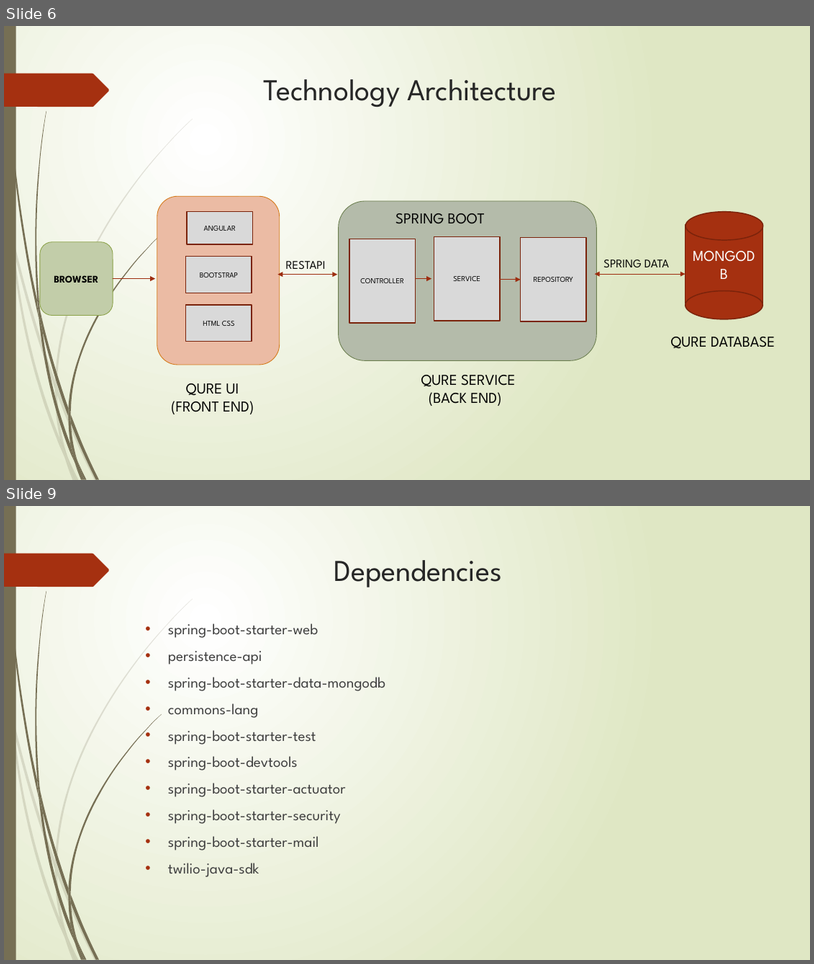
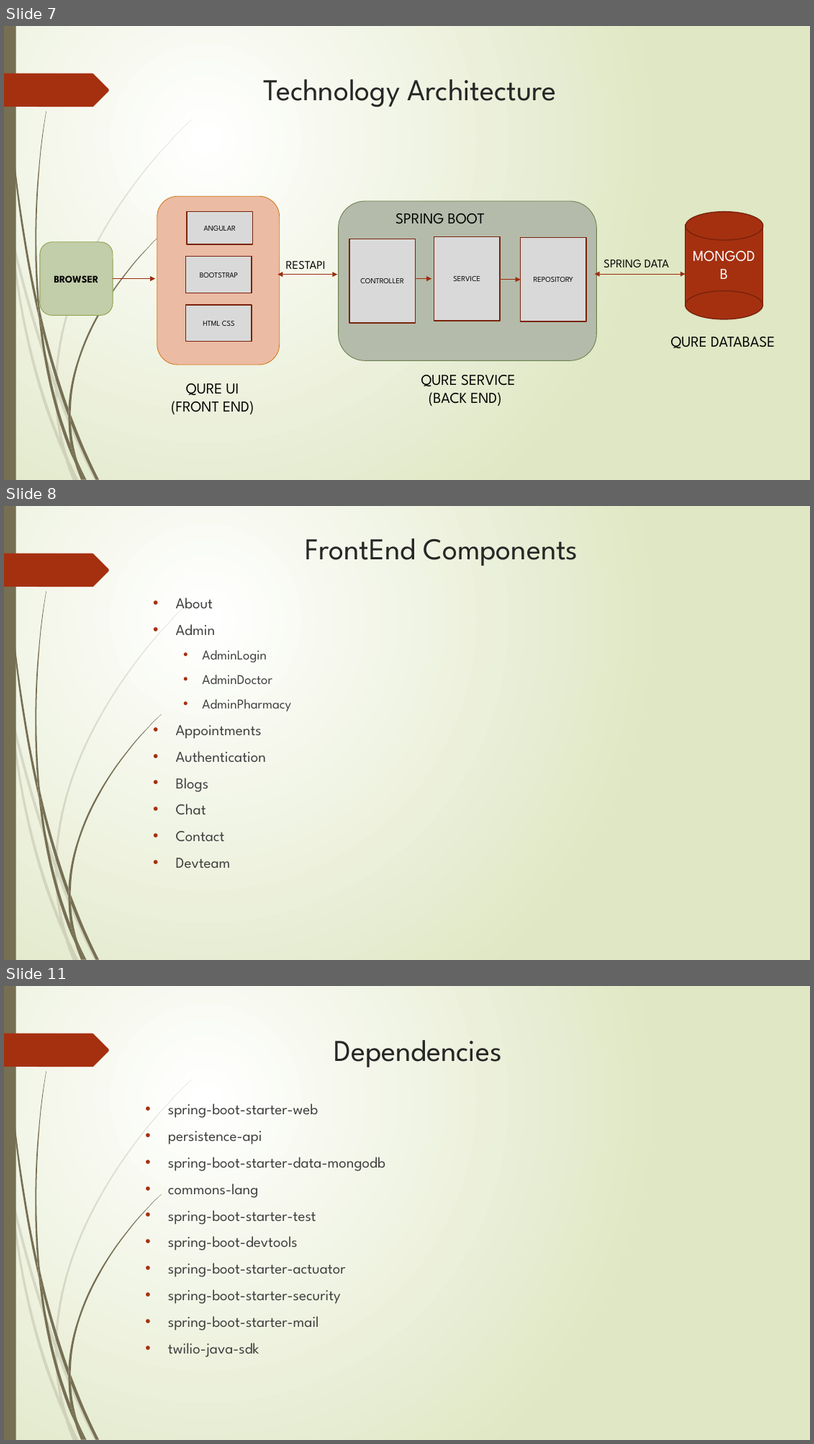
Before and after one commit to Alok0587/QURE, a slide deck: presentation/QURE PPT.pptx. Shown one above the other, each under a label of ours: slides 6 and 9 before the commit, slides 7, 8 and 11 after it; the slides between them are not shown. The pictures are 814x964 and 814x1444 pixels, drawn with LibreOffice and Linux fonts; fonts in the diff are those of the drawing. Boxes give left, top, right and bottom in pixels: in the first picture for what was removed or moved away, otherwise in the second. Text is boxed around its words. In the diff, an @@ line names an element or a change of style, - is before the commit and + after.

```diff
--- a/presentation/QURE PPT.pptx
+++ b/presentation/QURE PPT.pptx
@@ slide 8 added at (4, 506, 810, 960), background gradient #FFFFFF to #DFE8C4; not listed: 24 template elements that a slide beside it also shows @@
@@ title added at (305, 538, 579, 566), 36 pt, text #262626 @@
+FrontEnd Components
@@ text added at (176, 597, 291, 867), 18 pt, text #404040 @@
+• About
+• Admin
+  • AdminLogin
+  • AdminDoctor
+  • AdminPharmacy
+• Appointments
+• Authentication
+• Blogs
+• Chat
+• Contact
+• Devteam
@@ what was slide 6 is now slide 7 @@
@@ what was slide 9 is now slide 11 @@
```
Also in this commit, not shown: 5 slides changed, 1 other slide added.
